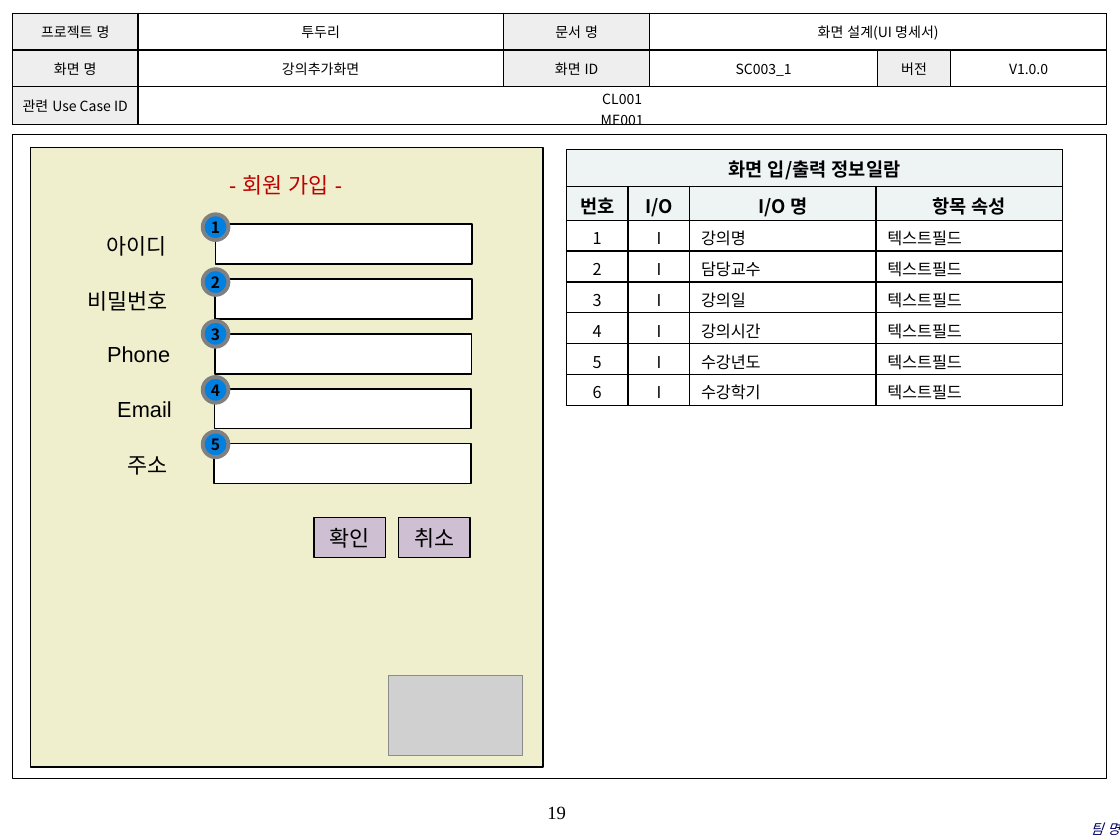
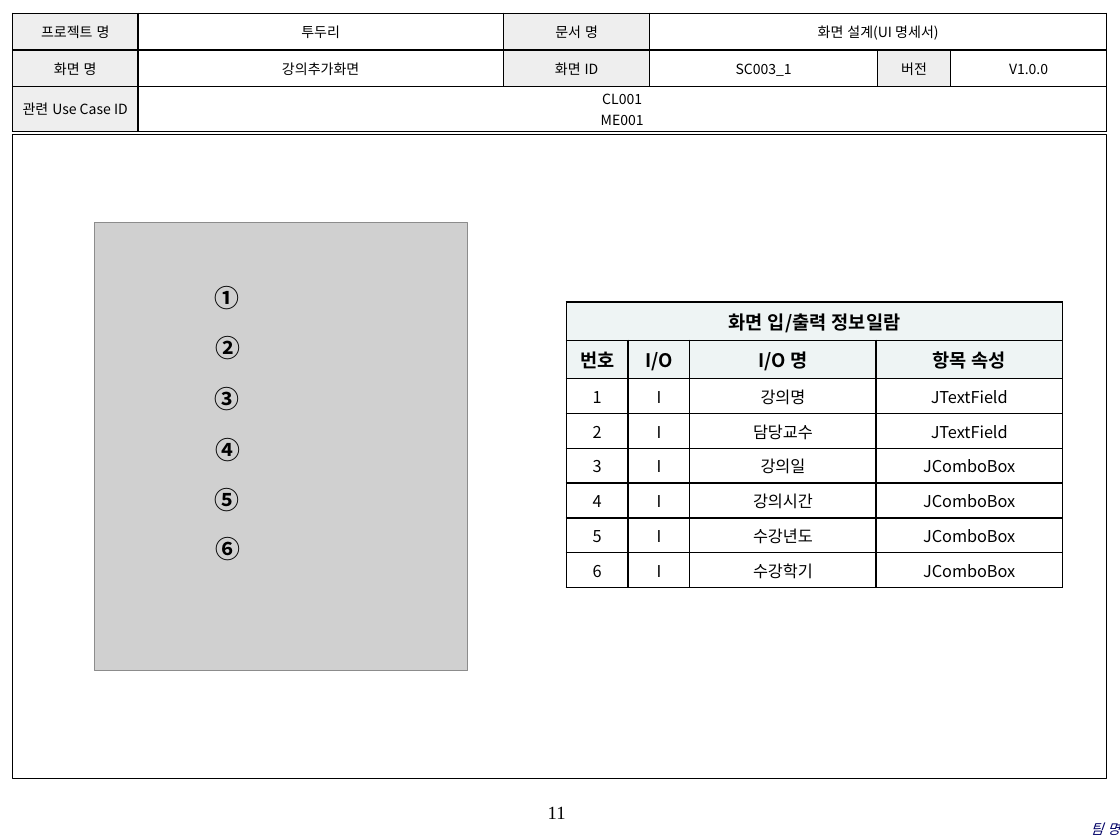
Before and after one commit to coskdms/SE2017_10_TenoutofTen, a slide deck: slide 11 of doc/3_ 설계서/UI Design Template.pptx (slide 19 before the commit). Drawn at 1120x840 pixels with LibreOffice and Linux fonts; fonts in the diff are those of the drawing; grey boxes stand for pictures; background and template pictures are left out. Boxes give left, top, right and bottom in pixels: in the first picture for what was removed or moved away, otherwise in the second. Text is boxed around its words. In the diff, an @@ line names an element or a change of style, - is before the commit and + after.

```diff
--- a/doc/3_ 설계서/UI Design Template.pptx
+++ b/doc/3_ 설계서/UI Design Template.pptx
@@ picture added at (x1=94, y1=223, x2=467, y2=671) @@
@@ vertical alignment middle to top; fill #0081E2 to none; outline #808080 2.5 pt to none in 5 elements at (x1=214, y1=488, x2=239, y2=512), (x1=215, y1=438, x2=240, y2=462), (x1=214, y1=387, x2=239, y2=411), (x1=216, y1=336, x2=241, y2=360), (x1=215, y1=286, x2=240, y2=310) @@
@@ text "①" moved from (x1=203, y1=214, x2=228, y2=240) to (x1=215, y1=286, x2=240, y2=310) @@
@@ text at (x1=215, y1=286, x2=240, y2=310): text changed; size 10 to 16 pt @@
-1
+①
@@ text "②" moved from (x1=203, y1=269, x2=228, y2=295) to (x1=216, y1=336, x2=241, y2=360) @@
@@ table at (x1=567, y1=302, x2=1062, y2=583) @@
-row 3, column 4: 텍스트필드
+row 3, column 4: JTextField
-row 4, column 4: 텍스트필드
+row 4, column 4: JTextField
-row 5, column 4: 텍스트필드
+row 5, column 4: JComboBox
-row 6, column 4: 텍스트필드
+row 6, column 4: JComboBox
-row 7, column 4: 텍스트필드
+row 7, column 4: JComboBox
-row 8, column 4: 텍스트필드
+row 8, column 4: JComboBox
@@ alignment left to centre @@
@@ table resized from (x1=567, y1=150, x2=1062, y2=405) to (x1=567, y1=302, x2=1062, y2=583) @@
@@ text at (x1=216, y1=336, x2=241, y2=360): text changed; size 10 to 16 pt @@
-2
+②
@@ text "③" moved from (x1=203, y1=321, x2=228, y2=347) to (x1=214, y1=387, x2=239, y2=411) @@
@@ text at (x1=214, y1=387, x2=239, y2=411): text changed; size 10 to 16 pt @@
-3
+③
@@ text "④" moved from (x1=203, y1=377, x2=228, y2=403) to (x1=215, y1=438, x2=240, y2=462) @@
@@ text at (x1=215, y1=438, x2=240, y2=462): text changed; size 10 to 16 pt @@
-4
+④
@@ text "⑤" moved from (x1=203, y1=431, x2=228, y2=457) to (x1=214, y1=488, x2=239, y2=512) @@
@@ text at (x1=214, y1=488, x2=239, y2=512): text changed; size 10 to 16 pt @@
-5
+⑤
@@ text added at (x1=215, y1=537, x2=240, y2=561), 16 pt, text #000000, bold @@
+⑥
@@ group removed at (x1=30, y1=148, x2=543, y2=767): 8 rectangles, 6 texts, 1 picture @@
-확인
-- 회원 가입 -
-아이디
-비밀번호
-Phone
-Email
-주소
-취소
@@ page number at (x1=548, y1=806, x2=566, y2=819): text changed @@
-19
+11
```
Also in this commit, not shown: 15 other slides changed, 5 slides added, 9 slides removed.
